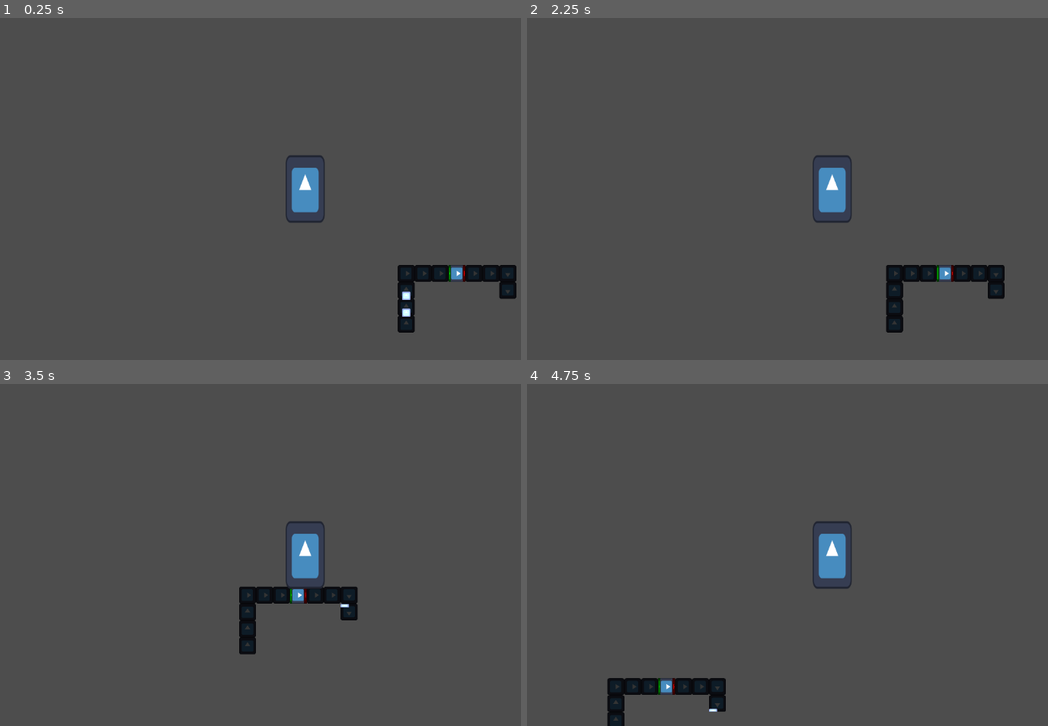
Above: before the commit, frames 1-4 (two rows, left to right).
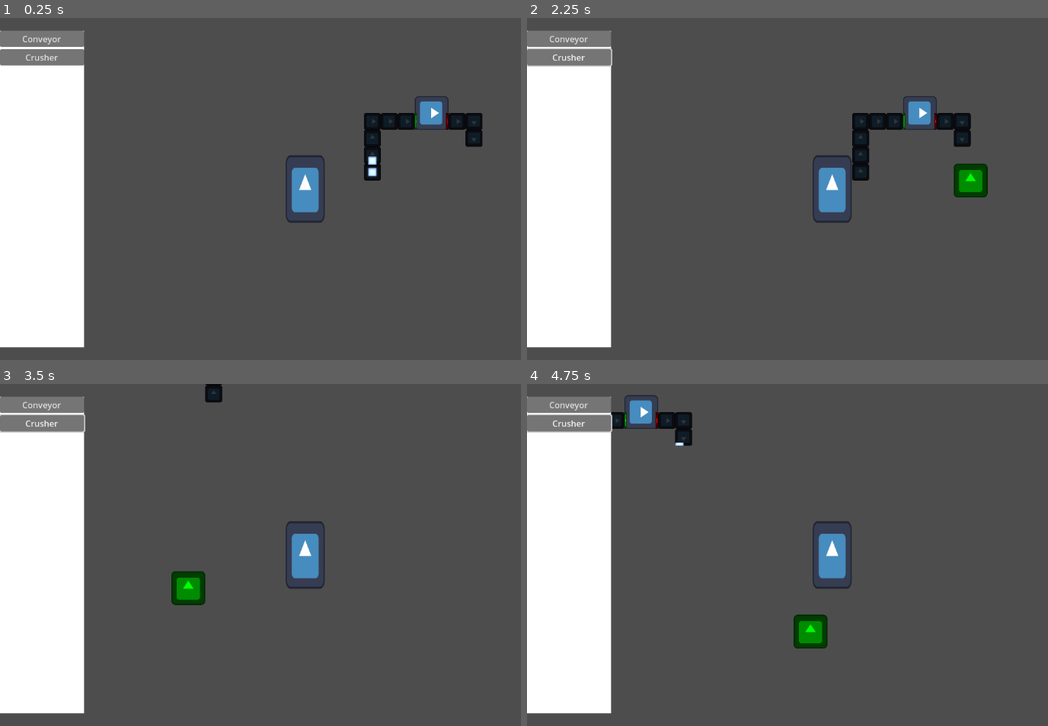
Above: after the commit, the same moments.

Repository: BenjaminWootten/UD-GDDC-space-exploration-jam
Game: Godot game, scene res://world.tscn
Same seed, same stepped clock (60 frames per second), same inputs: the game is played once before the commit and once after it. The engine's default icon, where the game draws it, is replaced by a stand-in: a white triangle on a blue panel in a dark square.
Inputs (mouse positions are in pixels of both pictures, inside the frame that each line leads up to):
- Up to frame 1 (0.25 s): no input
- Up to frame 2 (2.25 s): click (568, 38) at 0.5 s, where only the run after the commit has a clickable "Conveyor"; click (568, 55) at 1.25 s, where only the run after the commit has a clickable "Crusher"; move the mouse to (964, 171) at 2.02 s; hold D (right) from 2.03 s (still down)
- Up to frame 3 (3.5 s): move the mouse to (182, 572) at 2.77 s; release D (right) at 2.78 s; hold S (down) from 2.78 s (still down)
- Up to frame 4 (4.75 s): move the mouse to (891, 479) at 3.52 s; release S (down) at 3.53 s; hold D (right) 3.53-4.28 s; move the mouse to (803, 623) at 4.27 s; hold W (up) from 4.28 s (still down)

The runs differ from the first frame. In frame 1, 19% of the frame differs, in the area x 0-100%, y 3-97%; in frame 2, 19%, in the area x 0-92%, y 3-97%; in frame 3, 18%; in frame 4, 18%.

Commit message:
build menu started

Diff:
--- /dev/null
+++ b/UI/build_menu.tscn
@@ -0,0 +1,54 @@
+[gd_scene load_steps=5 format=3 uid="uid://d0xyhvyrdq3gl"]
+
+[ext_resource type="Script" path="res://UI/placement_preview.gd" id="1_gkbb0"]
+[ext_resource type="Texture2D" uid="uid://cdxrqhqnd634s" path="res://icon.svg" id="2_3mu45"]
+[ext_resource type="Shape2D" uid="uid://cog31ntdmglii" path="res://buildings/building resources/2x2_hitbox.tres" id="3_8c454"]
+[ext_resource type="Shape2D" uid="uid://c0n0i1f5hw0ot" path="res://buildings/building resources/1x1_hitbox.tres" id="4_bsy6g"]
+
+[node name="build_menu" type="Control"]
+layout_mode = 3
+anchors_preset = 15
+anchor_right = 1.0
+anchor_bottom = 1.0
+grow_horizontal = 2
+grow_vertical = 2
+
+[node name="placement_preview" type="Area2D" parent="."]
+script = ExtResource("1_gkbb0")
+crusher_texture = ExtResource("2_3mu45")
+conveyor_texture = ExtResource("2_3mu45")
+hitbox_2x2 = ExtResource("3_8c454")
+hitbox_1x1 = ExtResource("4_bsy6g")
+
+[node name="Sprite2D" type="Sprite2D" parent="placement_preview"]
+
+[node name="CollisionShape2D" type="CollisionShape2D" parent="placement_preview"]
+
+[node name="CanvasLayer" type="CanvasLayer" parent="."]
+
+[node name="ColorRect" type="ColorRect" parent="CanvasLayer"]
+anchors_preset = 9
+anchor_bottom = 1.0
+offset_top = 24.0
+offset_right = 159.0
+offset_bottom = -24.0
+grow_vertical = 2
+
+[node name="VBoxContainer" type="VBoxContainer" parent="CanvasLayer/ColorRect"]
+layout_mode = 1
+anchors_preset = 15
+anchor_right = 1.0
+anchor_bottom = 1.0
+grow_horizontal = 2
+grow_vertical = 2
+
+[node name="conveyor" type="Button" parent="CanvasLayer/ColorRect/VBoxContainer"]
+layout_mode = 2
+text = "Conveyor"
+
+[node name="crusher" type="Button" parent="CanvasLayer/ColorRect/VBoxContainer"]
+layout_mode = 2
+text = "Crusher"
+
+[connection signal="pressed" from="CanvasLayer/ColorRect/VBoxContainer/conveyor" to="placement_preview" method="_on_conveyor_pressed"]
+[connection signal="pressed" from="CanvasLayer/ColorRect/VBoxContainer/crusher" to="placement_preview" method="_on_crusher_pressed"]
--- /dev/null
+++ b/UI/placement_preview.gd
@@ -0,0 +1,39 @@
+extends Area2D
+
+@onready var sprite = $Sprite2D
+@onready var hitbox = $CollisionShape2D
+
+var placing: bool
+var colliding: bool
+var offset = 0
+const SNAP = 32
+
+@export var crusher_texture: CompressedTexture2D
+@export var conveyor_texture: CompressedTexture2D
+
+@export var hitbox_2x2: RectangleShape2D
+@export var hitbox_1x1: RectangleShape2D
+
+func _process(delta):
+	if placing:
+		self.global_position = snapped(get_global_mouse_position(), Vector2(SNAP, SNAP))
+		position += Vector2(offset, offset)
+
+
+func _on_conveyor_pressed():
+	placing = true
+	sprite.texture = conveyor_texture
+	hitbox.shape = hitbox_1x1
+	offset = 0
+	# Temporary to account for placeholder texture size/color
+	sprite.scale = Vector2(0.25,0.25)
+	sprite.modulate = Color(0,0.5,0)
+
+func _on_crusher_pressed():
+	placing = true
+	sprite.texture = crusher_texture
+	hitbox.shape = hitbox_2x2
+	offset = 16
+	# Temporary to account for placeholder texture size/color
+	sprite.scale = Vector2(0.5,0.5)
+	sprite.modulate = Color(0,1,0)
--- /dev/null
+++ b/buildings/building resources/1x1_hitbox.tres
@@ -0,0 +1,4 @@
+[gd_resource type="RectangleShape2D" format=3 uid="uid://c0n0i1f5hw0ot"]
+
+[resource]
+size = Vector2(32, 32)
--- /dev/null
+++ b/buildings/building resources/2x2_hitbox.tres
@@ -0,0 +1,4 @@
+[gd_resource type="RectangleShape2D" format=3 uid="uid://cog31ntdmglii"]
+
+[resource]
+size = Vector2(64, 64)
--- a/buildings/conveyors/conveyor.tscn
+++ b/buildings/conveyors/conveyor.tscn
@@ -4,7 +4,7 @@
 [ext_resource type="Texture2D" uid="uid://cdxrqhqnd634s" path="res://icon.svg" id="1_v1wl3"]
 
 [sub_resource type="RectangleShape2D" id="RectangleShape2D_2c3pg"]
-size = Vector2(4, 41)
+size = Vector2(4, 44)
 
 [node name="Conveyor" type="Area2D"]
 collision_layer = 0
@@ -18,7 +18,7 @@
 texture = ExtResource("1_v1wl3")
 
 [node name="CollisionShape2D" type="CollisionShape2D" parent="."]
-position = Vector2(0, -4.5)
+position = Vector2(0, -3)
 shape = SubResource("RectangleShape2D_2c3pg")
 
 [connection signal="body_entered" from="." to="." method="_on_body_entered"]
--- a/buildings/crafters/crusher.tscn
+++ b/buildings/crafters/crusher.tscn
@@ -3,25 +3,25 @@
 [ext_resource type="Script" path="res://buildings/crafters/crusher.gd" id="1_6k6qk"]
 [ext_resource type="Texture2D" uid="uid://cdxrqhqnd634s" path="res://icon.svg" id="1_rmbki"]
 [ext_resource type="PackedScene" uid="uid://g6on45cl571h" path="res://buildings/building resources/input.tscn" id="2_hju6h"]
+[ext_resource type="Shape2D" uid="uid://cog31ntdmglii" path="res://buildings/building resources/2x2_hitbox.tres" id="3_6a2sq"]
 [ext_resource type="PackedScene" uid="uid://b02mpu4t3xc8w" path="res://buildings/building resources/output.tscn" id="3_nougl"]
 [ext_resource type="PackedScene" uid="uid://danurr23cm2s4" path="res://UI/building_ui.tscn" id="5_cgiwc"]
-
-[sub_resource type="RectangleShape2D" id="RectangleShape2D_vmsgu"]
-size = Vector2(32, 32)
 
 [node name="Crusher" type="StaticBody2D"]
 script = ExtResource("1_6k6qk")
 
 [node name="Sprite2D" type="Sprite2D" parent="."]
-scale = Vector2(0.25, 0.25)
+scale = Vector2(0.5, 0.5)
 texture = ExtResource("1_rmbki")
 
 [node name="CollisionShape2D" type="CollisionShape2D" parent="."]
-shape = SubResource("RectangleShape2D_vmsgu")
+shape = ExtResource("3_6a2sq")
 
 [node name="Input" parent="." instance=ExtResource("2_hju6h")]
+position = Vector2(16, 16)
 
 [node name="Output" parent="." instance=ExtResource("3_nougl")]
+position = Vector2(16, -24)
 
 [node name="Timer" type="Timer" parent="."]
 one_shot = true
--- a/items/iron.tscn
+++ b/items/iron.tscn
@@ -13,7 +13,6 @@
 
 [node name="Sprite2D" type="Sprite2D" parent="."]
 modulate = Color(3, 3, 3, 1)
-position = Vector2(2.38419e-07, 2.38419e-07)
 scale = Vector2(0.125, 0.125)
 texture = ExtResource("1_fpqe7")
 
--- a/world.tscn
+++ b/world.tscn
@@ -1,63 +1,62 @@
-[gd_scene load_steps=5 format=3 uid="uid://dgsw0w3y4jvc0"]
+[gd_scene load_steps=6 format=3 uid="uid://dgsw0w3y4jvc0"]
 
 [ext_resource type="PackedScene" uid="uid://cn1hsv2nyoqrj" path="res://Player.tscn" id="1_85nff"]
 [ext_resource type="PackedScene" uid="uid://f8wyhdc87t2w" path="res://buildings/conveyors/conveyor.tscn" id="2_3vhja"]
 [ext_resource type="PackedScene" uid="uid://c5qp4noe7qt3s" path="res://items/iron.tscn" id="3_weype"]
 [ext_resource type="PackedScene" uid="uid://cmvnmajg4h84j" path="res://buildings/crafters/crusher.tscn" id="4_ssxuj"]
+[ext_resource type="PackedScene" uid="uid://d0xyhvyrdq3gl" path="res://UI/build_menu.tscn" id="5_xdaow"]
 
 [node name="World" type="Node2D"]
 
 [node name="conveyors" type="Node2D" parent="."]
 
 [node name="Conveyor" parent="conveyors" instance=ExtResource("2_3vhja")]
-position = Vector2(192, 192)
+position = Vector2(128, -96)
 
 [node name="Conveyor2" parent="conveyors" instance=ExtResource("2_3vhja")]
-position = Vector2(192, 224)
+position = Vector2(128, -64)
 
 [node name="Conveyor3" parent="conveyors" instance=ExtResource("2_3vhja")]
-position = Vector2(192, 256)
+position = Vector2(128, -32)
 
 [node name="Conveyor4" parent="conveyors" instance=ExtResource("2_3vhja")]
-position = Vector2(192, 160)
+position = Vector2(128, -128)
 rotation = 1.5708
 
 [node name="Conveyor5" parent="conveyors" instance=ExtResource("2_3vhja")]
-position = Vector2(224, 160)
+position = Vector2(160, -128)
 rotation = 1.5708
 
 [node name="Conveyor6" parent="conveyors" instance=ExtResource("2_3vhja")]
-position = Vector2(256, 160)
-rotation = 1.5708
-
-[node name="Conveyor7" parent="conveyors" instance=ExtResource("2_3vhja")]
-position = Vector2(320, 160)
+position = Vector2(192, -128)
 rotation = 1.5708
 
 [node name="Conveyor8" parent="conveyors" instance=ExtResource("2_3vhja")]
-position = Vector2(352, 160)
+position = Vector2(288, -128)
 rotation = 1.5708
 
 [node name="Conveyor9" parent="conveyors" instance=ExtResource("2_3vhja")]
-position = Vector2(384, 160)
+position = Vector2(320, -96)
 rotation = 3.14159
 
 [node name="Conveyor10" parent="conveyors" instance=ExtResource("2_3vhja")]
-position = Vector2(384, 192)
+position = Vector2(320, -128)
 rotation = 3.14159
+
+[node name="machines" type="Node2D" parent="."]
+
+[node name="Crusher" parent="machines" instance=ExtResource("4_ssxuj")]
+position = Vector2(240, -144)
+rotation = 1.5708
 
 [node name="items" type="Node2D" parent="."]
 
 [node name="iron" parent="items" instance=ExtResource("3_weype")]
-position = Vector2(192, 256)
+position = Vector2(128, -32)
 
 [node name="iron2" parent="items" instance=ExtResource("3_weype")]
-position = Vector2(192, 224)
+position = Vector2(128, -32)
 
-[node name="machines" type="Node2D" parent="."]
-
-[node name="Crusher" parent="machines" instance=ExtResource("4_ssxuj")]
-position = Vector2(288, 160)
-rotation = 1.5708
+[node name="build_menu" parent="." instance=ExtResource("5_xdaow")]
 
 [node name="Player" parent="." instance=ExtResource("1_85nff")]
